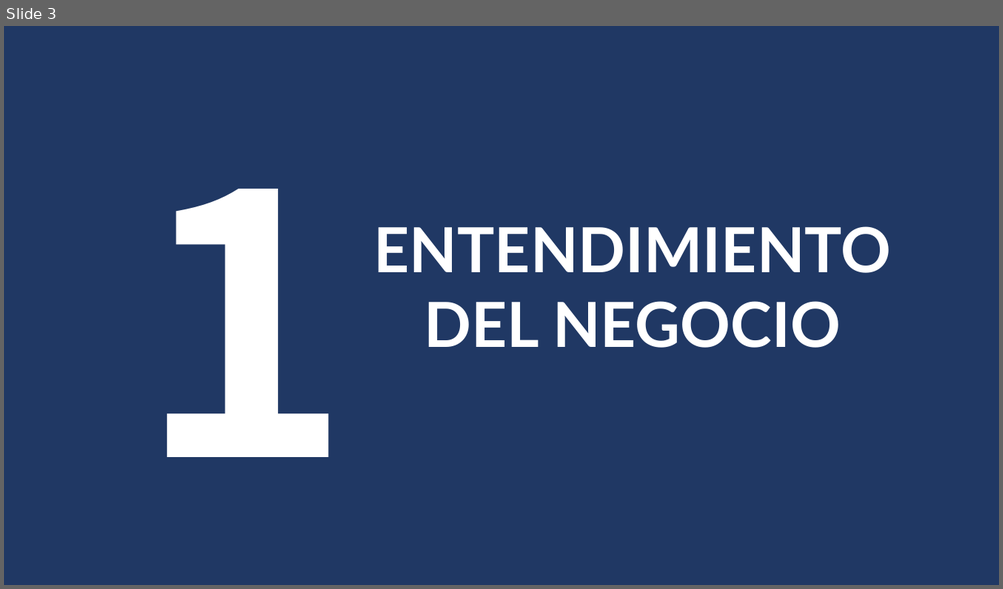
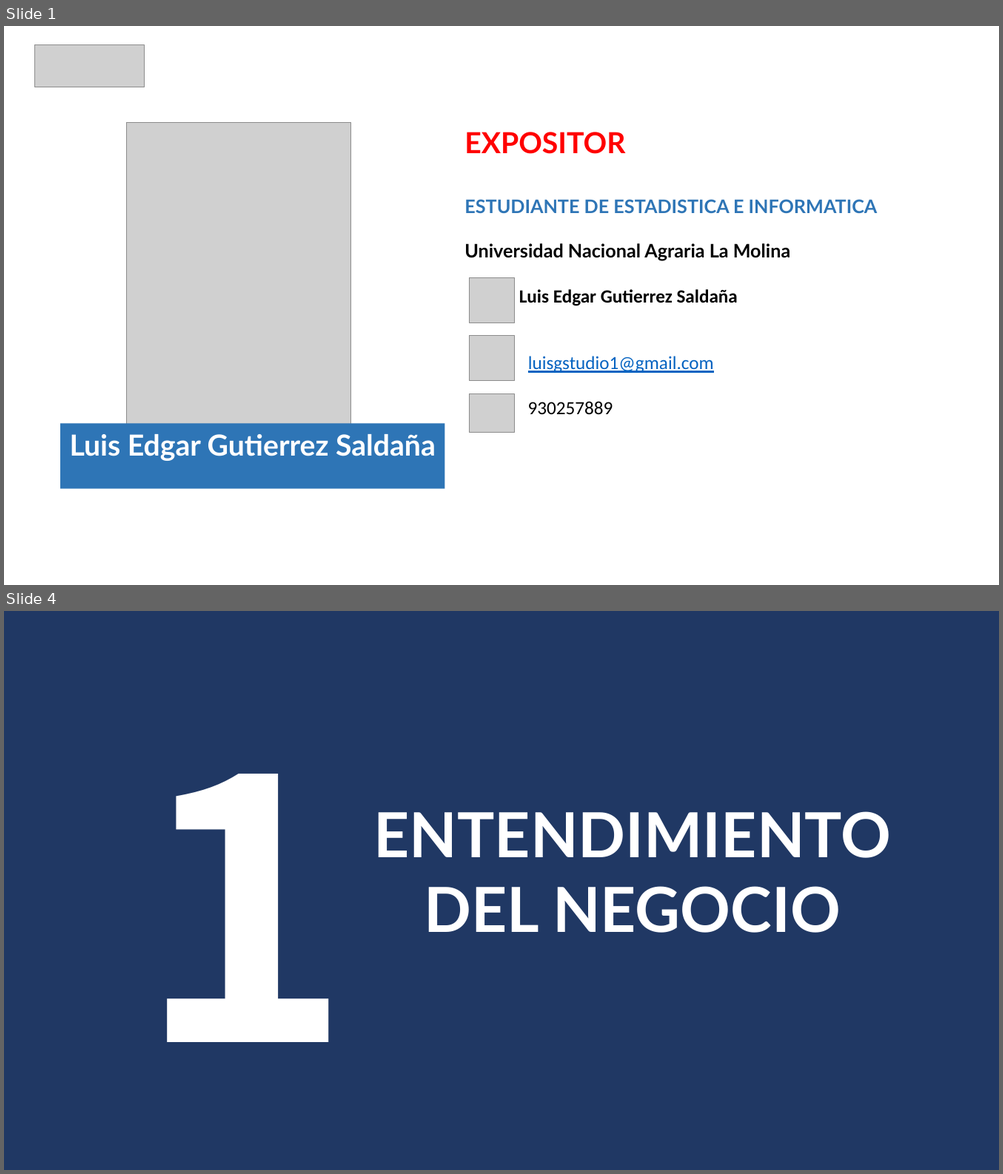
Before and after one commit to luis-gutierre/Proyectos, a slide deck: 1.Enfermedades Cardiovasculares/1.Enfermedades Cardiovasculares.pptx. Shown one above the other, each under a label of ours: slide 3 before the commit, slides 1 and 4 after it; the slides between them are not shown. The pictures are 1003x589 and 1003x1174 pixels, drawn with LibreOffice and Linux fonts; fonts in the diff are those of the drawing; grey boxes stand for pictures. Boxes give left, top, right and bottom in pixels: in the first picture for what was removed or moved away, otherwise in the second. Text is boxed around its words. In the diff, an @@ line names an element or a change of style, - is before the commit and + after.

```diff
--- a/1.Enfermedades Cardiovasculares/1.Enfermedades Cardiovasculares.pptx
+++ b/1.Enfermedades Cardiovasculares/1.Enfermedades Cardiovasculares.pptx
@@ slide 1 added at (x1=4, y1=26, x2=999, y2=585), background #FFFFFF @@
@@ picture added at (x1=35, y1=44, x2=145, y2=87) @@
@@ picture added at (x1=126, y1=122, x2=351, y2=432) @@
@@ text added at (x1=464, y1=132, x2=877, y2=415), 18 pt, text #000000, bold @@
+EXPOSITOR
+ESTUDIANTE DE ESTADISTICA E INFORMATICA
+Universidad Nacional Agraria La Molina
+Luis Edgar Gutierrez Saldaña
+luisgstudio1@gmail.com
+930257889
@@ picture added at (x1=469, y1=278, x2=515, y2=323) @@
@@ picture added at (x1=469, y1=335, x2=515, y2=381) @@
@@ picture added at (x1=469, y1=395, x2=515, y2=434) @@
@@ rectangle added at (x1=60, y1=423, x2=444, y2=489), fill #2E75B6, 28 pt, text #FFFFFF, bold @@
+Luis Edgar Gutierrez Saldaña
@@ what was slide 3 is now slide 4 @@
```
Also in this commit, not shown: 13 slides changed, 8 other slides added, 13 slides removed, 1 other file.
